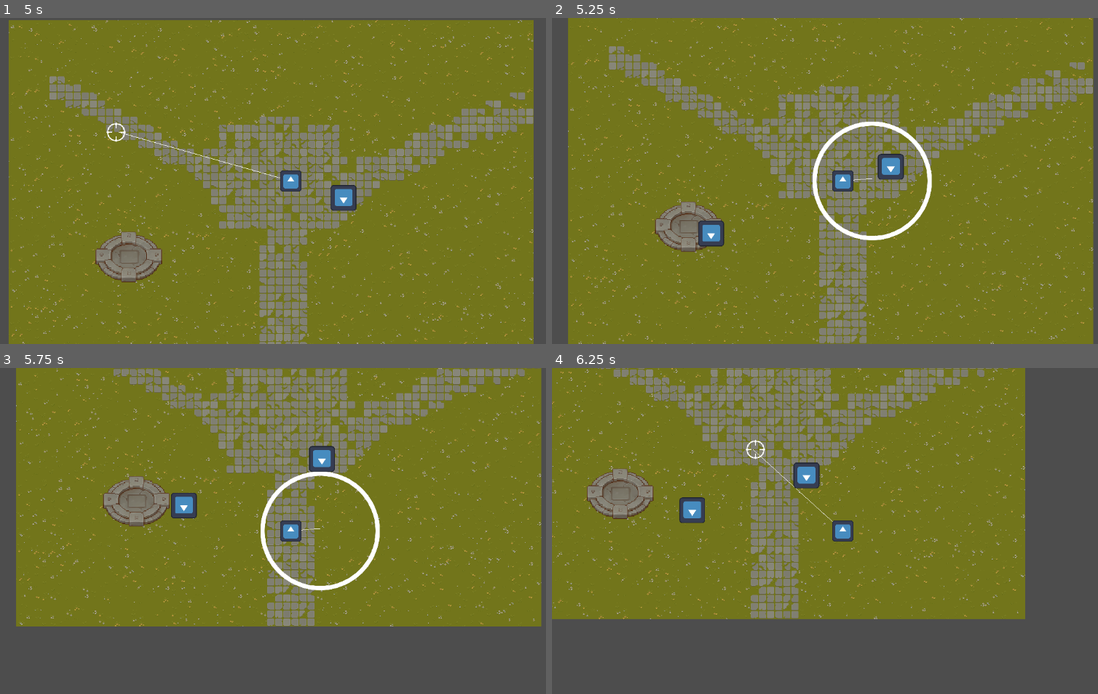
Above: before the commit, frames 1-4 (two rows, left to right).
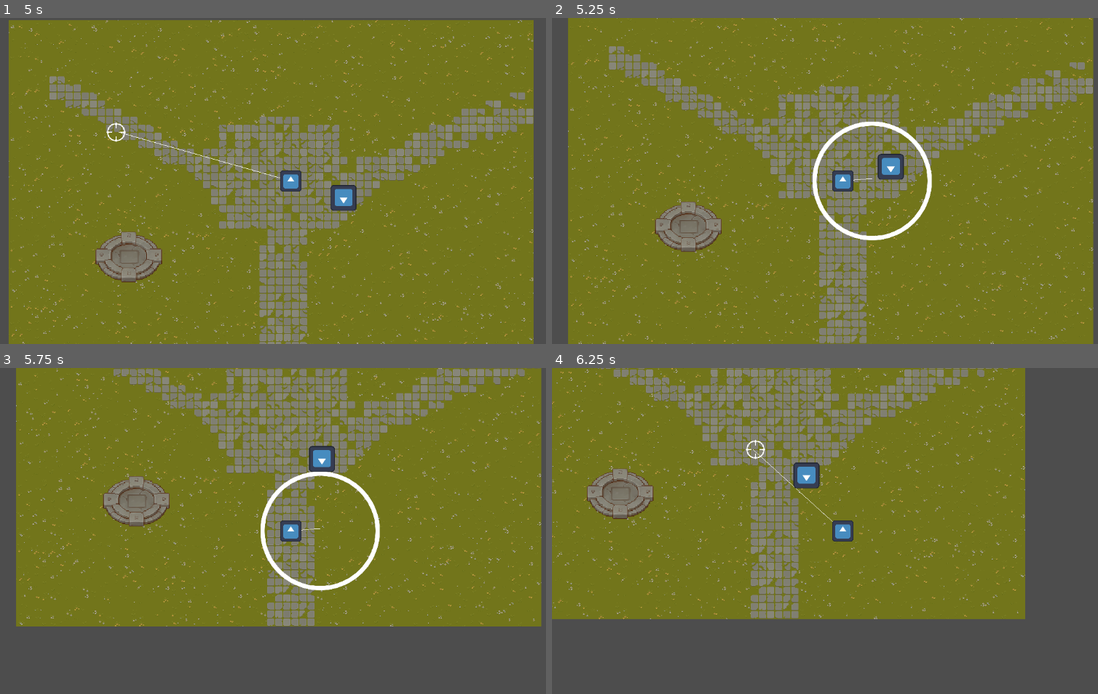
Above: after the commit, the same moments.

Repository: tortoise501/DNS-game
Game: Godot game, scene res://scenes/world.tscn
Same seed, same stepped clock (60 frames per second), same inputs: the game is played once before the commit and once after it. The engine's default icon, where the game draws it, is replaced by a stand-in: a white triangle on a blue panel in a dark square.
Inputs (mouse positions are in pixels of both pictures, inside the frame that each line leads up to):
- Up to frame 1 (5 s): move the mouse to (420, 164) at 0.52 s; hold Right (ui_right) 0.53-1.28 s; tap 1 (ability_1) at 0.6, 2.1, 3.6 s; move the mouse to (174, 197) at 1.27 s; hold Down (ui_down) 1.28-2.03 s; click (174, 197) at 1.35 s; move the mouse to (349, 109) at 2.02 s; hold Right (ui_right) 2.03-2.78 s; move the mouse to (262, 246) at 2.77 s; hold Up (ui_up) 2.78-3.53 s; click (262, 246) at 2.85 s; move the mouse to (464, 229) at 3.52 s; hold Left (ui_left) from 3.53 s (still down); move the mouse to (114, 132) at 4.27 s; click (114, 132) at 4.35 s
- Up to frame 2 (5.25 s): move the mouse to (874, 181) at 5.02 s; release Left (ui_left) at 5.03 s; hold Down (ui_down) from 5.03 s (still down); tap 1 (ability_1) at 5.1 s
- Up to frame 3 (5.75 s): keep holding Down (ui_down)
- Up to frame 4 (6.25 s): move the mouse to (754, 449) at 5.77 s; release Down (ui_down) at 5.78 s; hold Right (ui_right) from 5.78 s (still down); click (754, 449) at 5.85 s

Frame 1 is identical in both runs. In frame 2, 0.4% of the frame differs, in the area x 26-32%, y 62-71%; in frame 3, 0.4%; in frame 4, 0.4%.

Commit message:
enemies now spawn in batch and spawn rate increases with time

Diff:
--- a/game_controller.gd
+++ b/game_controller.gd
@@ -6,9 +6,21 @@
 
 @onready var enemy_spawners = [$EnemySpawnerSW]
 
-#TEST ONLY
-var time_between_enemy_spawn = 5000 #msec
+#spawns / sec
+var start_spawn_rate = 0.2
+var max_spawn_rate = 4
+var time_to_max_spawnrate = 180 #sec
+func get_current_spawn_rate():
+	var increase_span = max_spawn_rate - start_spawn_rate
+	var time_passed = Time.get_ticks_msec() / 1000
+	var coof = min(1.0, time_passed / float(time_to_max_spawnrate))
+	return coof * increase_span
+
+var enemies_queued = 0
+
 var last_time_enemy_spawn = -100000
+var time_between_enemy_spawn = 5000
+var last_time_enemy_queue = -100000
 
 # Called when the node enters the scene tree for the first time.
 func _ready() -> void:
@@ -17,8 +29,15 @@
 
 # Called every frame. 'delta' is the elapsed time since the previous frame.
 func _process(delta: float) -> void:
+	var time_between_enemy_queue = (1 / get_current_spawn_rate()) * 1000
+	if last_time_enemy_queue + time_between_enemy_queue < Time.get_ticks_msec():
+		enemies_queued += 1
+		last_time_enemy_queue = Time.get_ticks_msec()
+
 	if last_time_enemy_spawn + time_between_enemy_spawn < Time.get_ticks_msec():
-		enemy_spawners[0].spawn_enemy()
+		while enemies_queued > 0:
+			enemy_spawners[0].spawn_enemy()
+			enemies_queued -= 1
 		last_time_enemy_spawn = Time.get_ticks_msec()
 	pass
 
